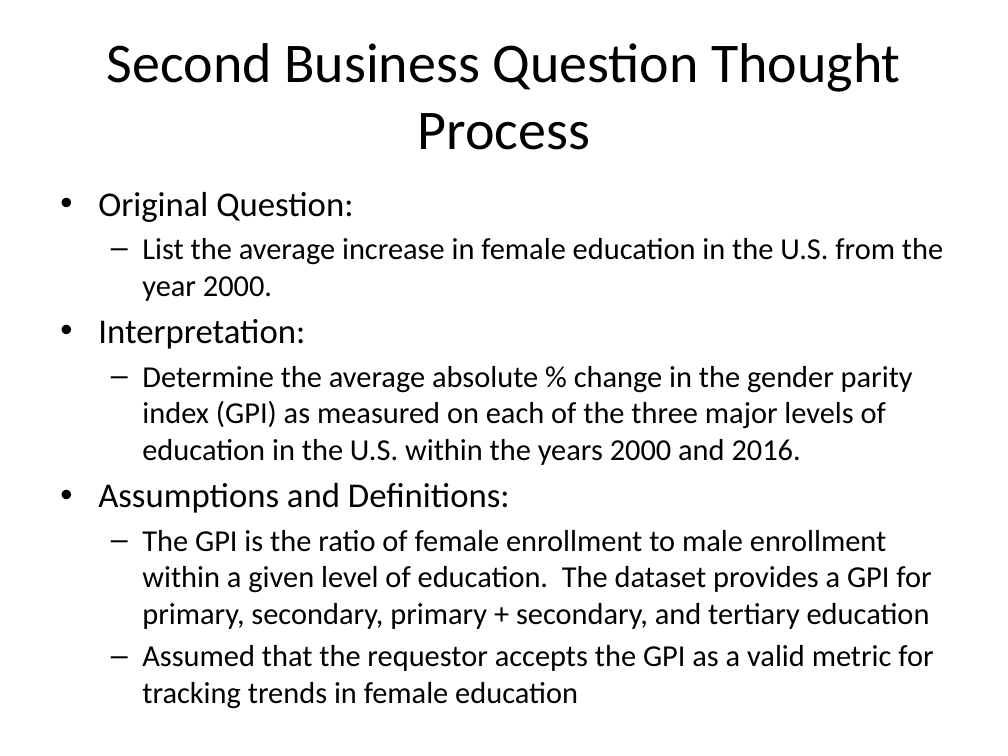
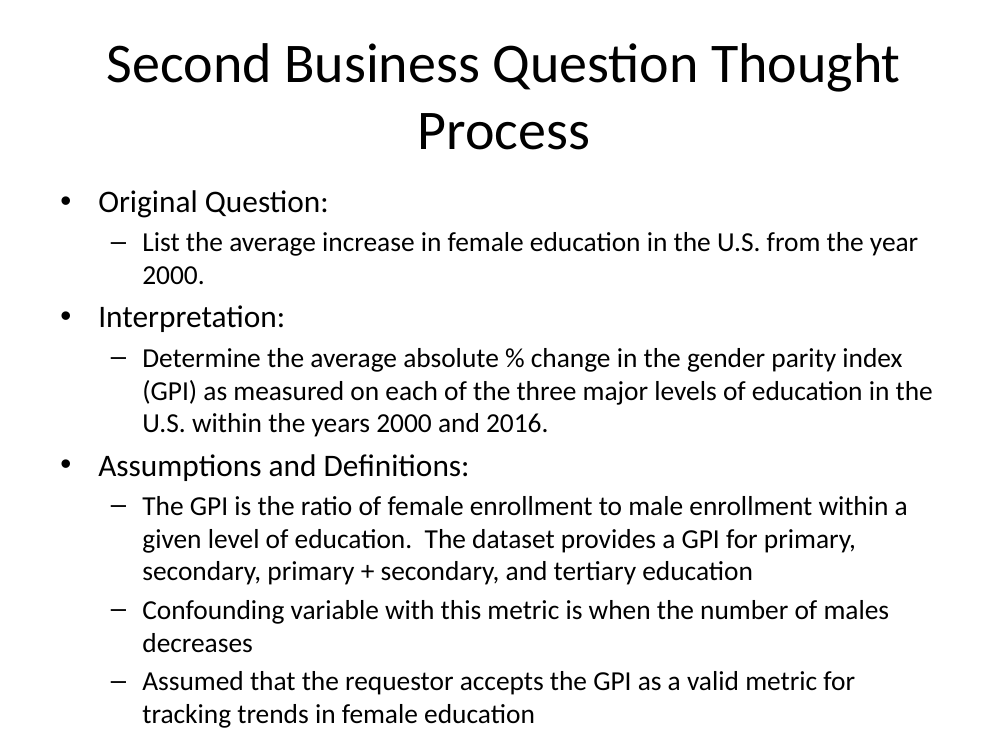
Before and after one commit to Dec-17-Big-Data/project1-bkeeper94, a slide deck: slide 13 of Project1-Presentation-Ben-Keeper.pptx. Drawn at 1008x756 pixels with LibreOffice and Linux fonts; fonts in the diff are those of the drawing. Boxes give left, top, right and bottom in pixels: in the first picture for what was removed or moved away, otherwise in the second. Text is boxed around its words. In the diff, an @@ line names an element or a change of style, - is before the commit and + after.

Commit message:
Further revisions to Powerpoint
Added further information to the appendix
such as potential confounding variables.

```diff
--- a/Project1-Presentation-Ben-Keeper.pptx
+++ b/Project1-Presentation-Ben-Keeper.pptx
@@ text at [98, 190, 933, 691]: size 24.8 to 22.4 pt in "Original Question:", "Interpretation:", "Assumptions and Definitions:"; size 21.7 to 19.6 pt in "List the average increase in female education ...", "Determine the average absolute % change in ...", "The GPI is the ratio of female ...", "Assumed that the requestor accepts the GPI ..." @@
@@ text at [142, 600, 890, 653]: paragraph added @@
+  – Confounding variable with this metric is when the number of males decreases
```
